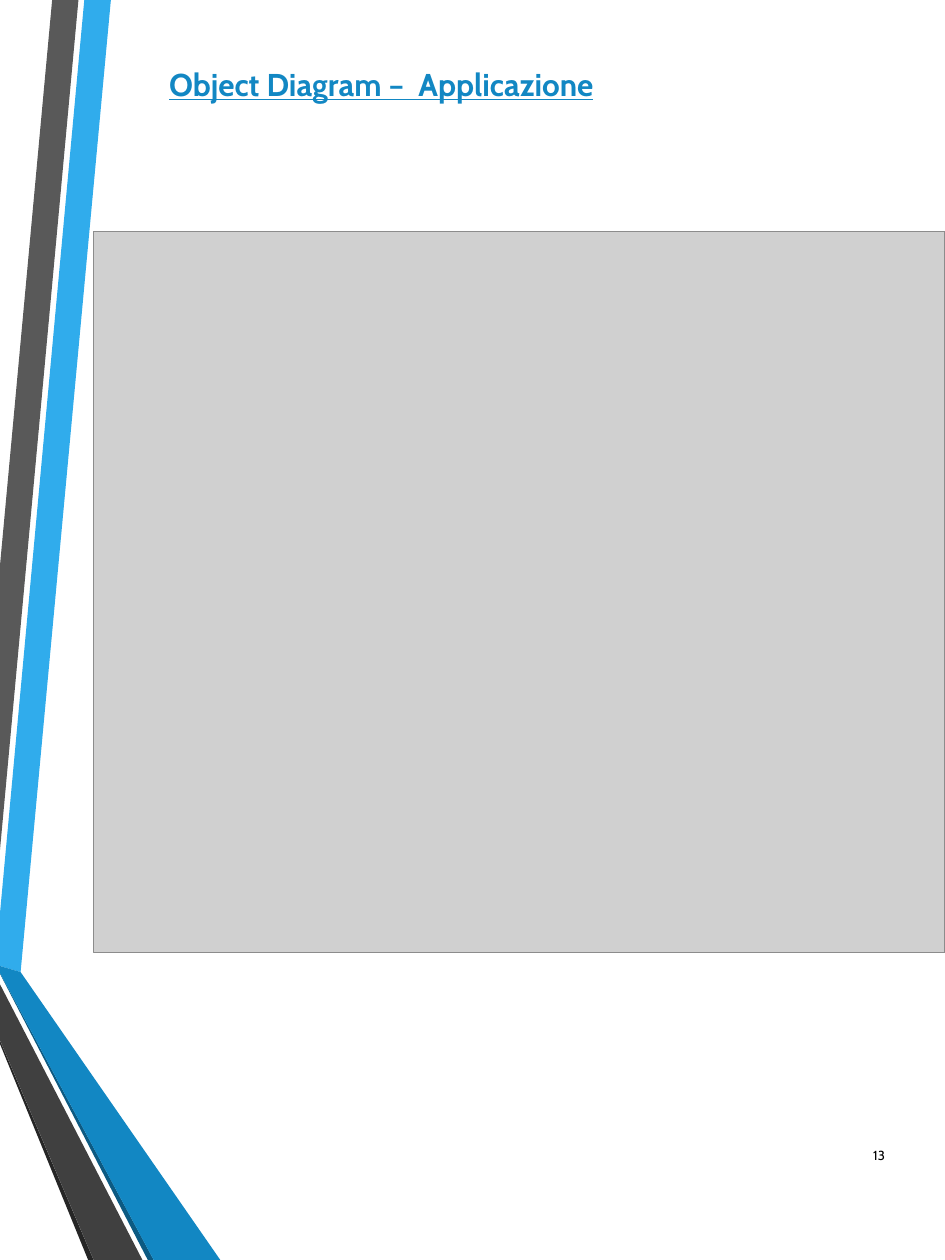
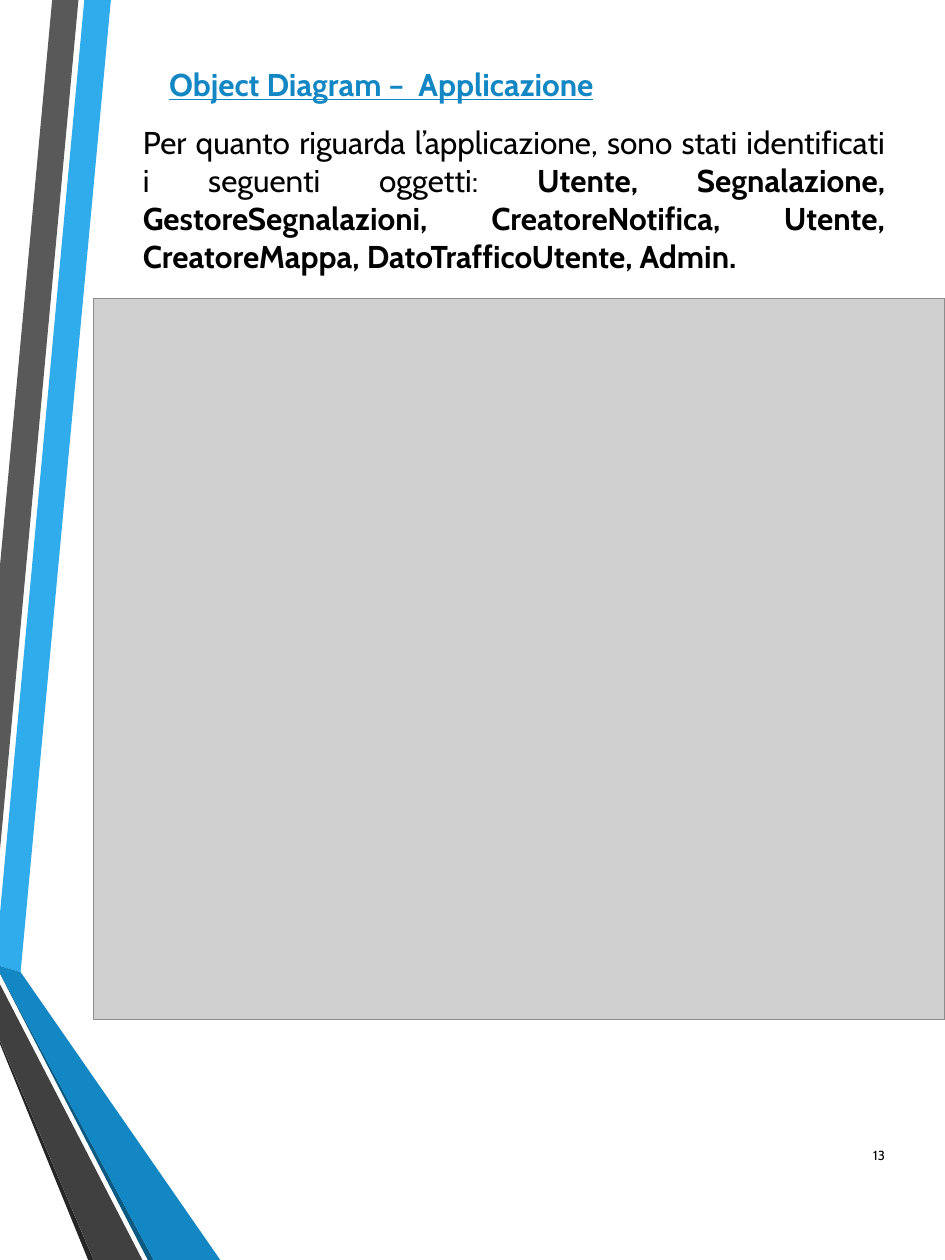
Before and after one commit to federicomegler/traffic-monitor, a slide deck: slide 13 of Design/Traffic_monitor.pptx. Drawn at 945x1260 pixels with LibreOffice and Linux fonts; fonts in the diff are those of the drawing; grey boxes stand for pictures. Boxes give left, top, right and bottom in pixels: in the first picture for what was removed or moved away, otherwise in the second. Text is boxed around its words. In the diff, an @@ line names an element or a change of style, - is before the commit and + after.

```diff
--- a/Design/Traffic_monitor.pptx
+++ b/Design/Traffic_monitor.pptx
@@ text added at <box>143,130,885,275</box>, 18 pt, text #000000, bold @@
+Per quanto riguarda l’applicazione, sono stati identificati i seguenti oggetti: Utente, Segnalazione, GestoreSegnalazioni, CreatoreNotifica, Utente, CreatoreMappa, DatoTrafficoUtente, Admin.
@@ picture: place and size @@
-picture at <box>93,232,945,953</box>
+picture at <box>93,299,945,1019</box>
```
Also in this commit, not shown: 2 other slides changed.
